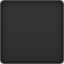
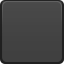
Two versions of the same layered image (64×64). Layer-by-layer changes:
removed layer "Rounded Rectangle 1 copy" over [0, 0, 64, 64]
added layer "Rounded Rectangle 2's Inner Glow copy" above "Rounded Rectangle 2 copy 3" over [2, 1, 62, 62]
added layer "Rounded Rectangle 2 copy 3" above "Rounded Rectangle 2's Inner Glow" over [0, 0, 64, 64]
added layer "Layer 4 copy" above "Layer 4" over [0, 1, 64, 63]
